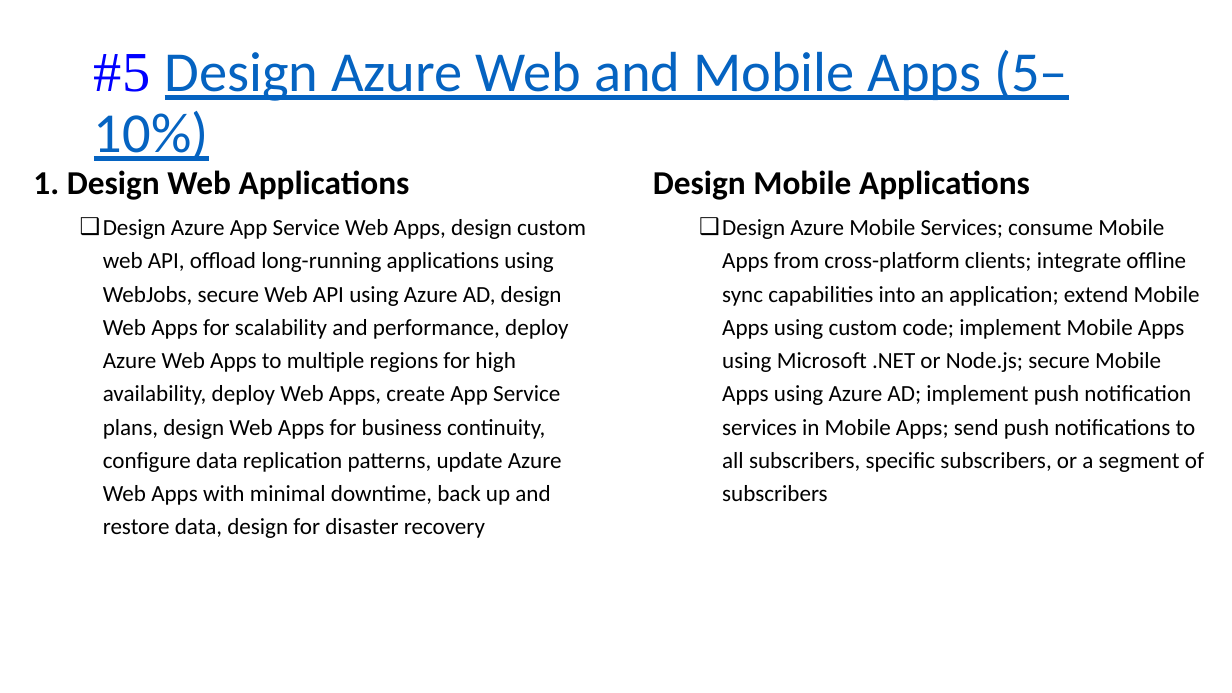
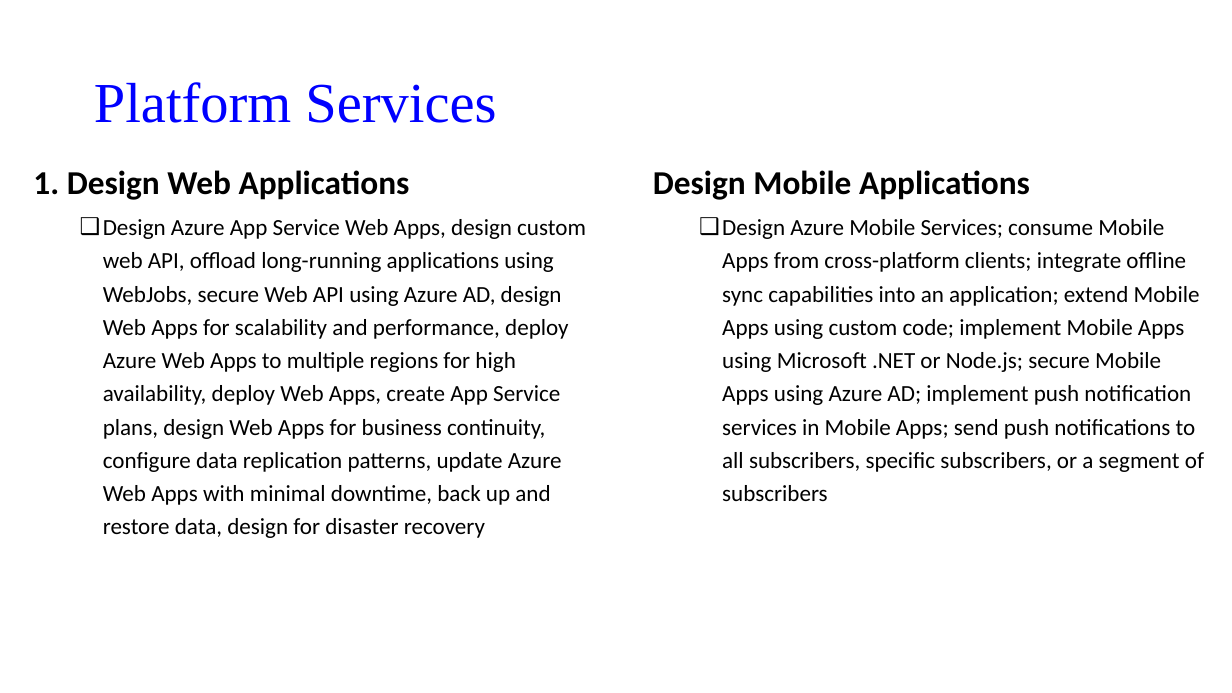
Before and after one commit to guruskill/70-535, a slide deck: slide 2 of Presentations/2018-01-NYC/70-535_05-Design_Solutions-by-using-Platform-Services-Part(2).pptx (slide 3 before the commit). Drawn at 1232x693 pixels with LibreOffice and Linux fonts; fonts in the diff are those of the drawing. Boxes give left, top, right and bottom in pixels: in the first picture for what was removed or moved away, otherwise in the second. Text is boxed around its words. In the diff, an @@ line names an element or a change of style, - is before the commit and + after.

```diff
--- a/Presentations/2018-01-NYC/70-535_05-Design_Solutions-by-using-Platform-Services-Part(2).pptx
+++ b/Presentations/2018-01-NYC/70-535_05-Design_Solutions-by-using-Platform-Services-Part(2).pptx
@@ title at [94, 82, 496, 123]: text changed; font Calibri to Times New Roman; text colour #0563C1 to #0000FF @@
-#5 Design Azure Web and Mobile Apps (5–10%)
+Platform Services
```
Also in this commit, not shown: 1 other slide changed, 1 slide removed, 2 other files.
